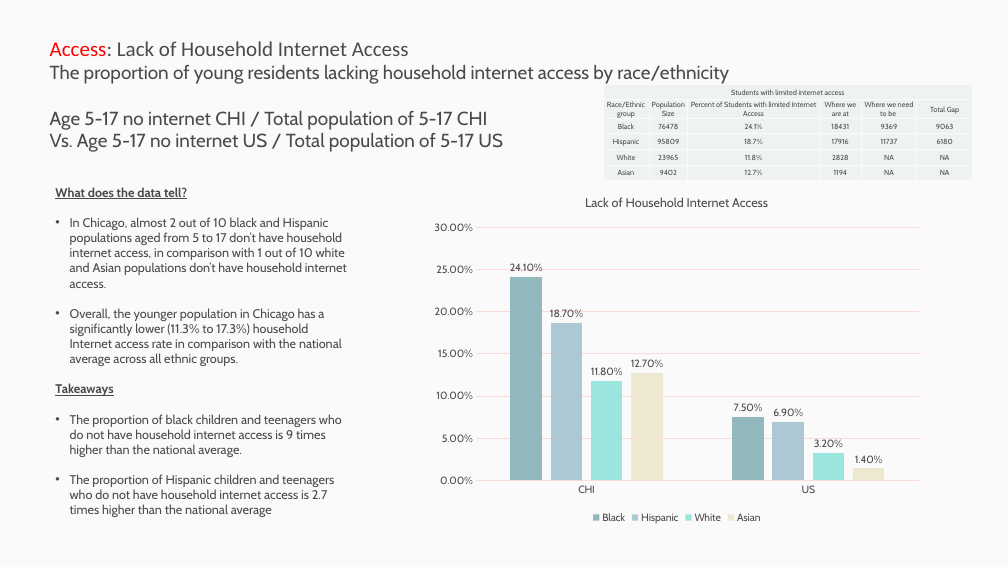
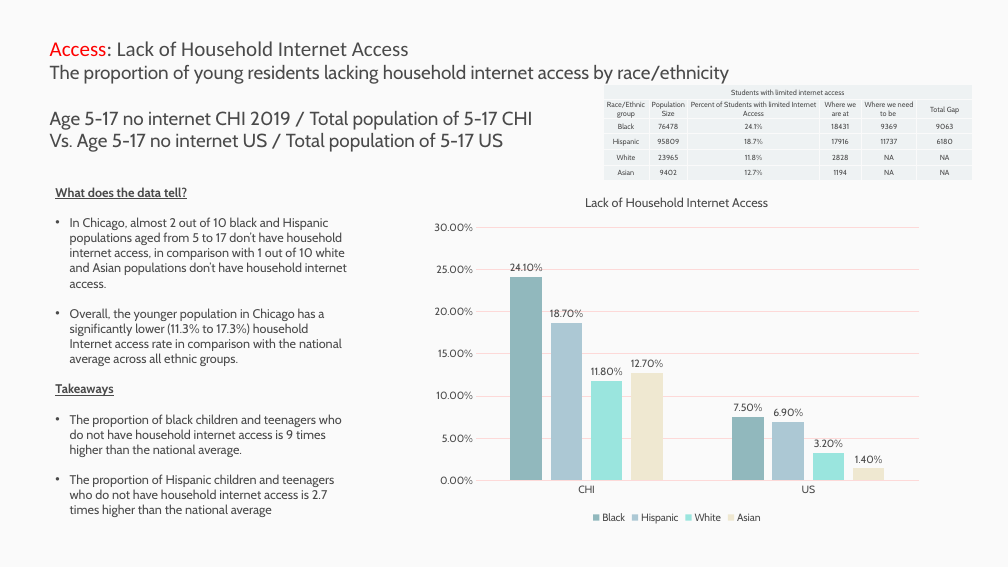
Before and after one commit to p33chicago/P33-DEI-dashboard-project, a slide deck: slide 8 of docs/Deep diving plots.pptx (slide 10 before the commit). Drawn at 1008x567 pixels with LibreOffice and Linux fonts; fonts in the diff are those of the drawing. Boxes give left, top, right and bottom in pixels: in the first picture for what was removed or moved away, otherwise in the second. Text is boxed around its words. In the diff, an @@ line names an element or a change of style, - is before the commit and + after.

```diff
--- a/docs/Deep diving plots.pptx
+++ b/docs/Deep diving plots.pptx
@@ text at (50,111,533,130): text changed @@
-Age 5-17 no internet CHI / Total population of 5-17 CHI
+Age 5-17 no internet CHI 2019 / Total population of 5-17 CHI
```
Also in this commit, not shown: 8 other slides changed, 4 other files.
